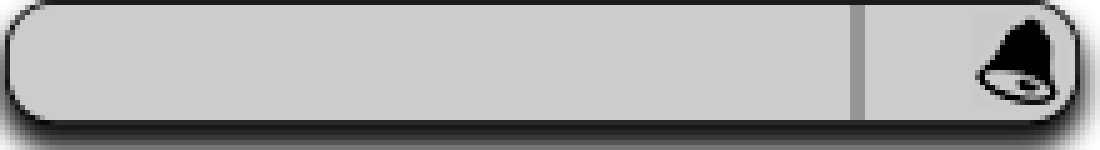
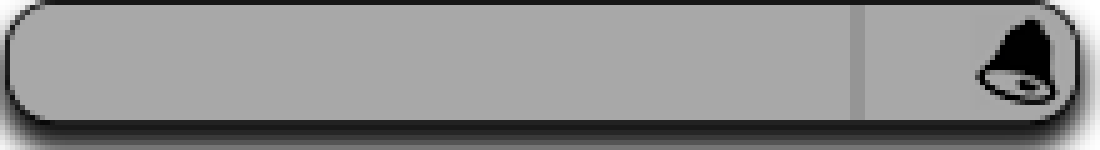
Revision of a layered 1100px x 150px image; what changed, layer by layer:
painted on "Rounded Rectangle 1" over [5, 0, 1080, 125]
